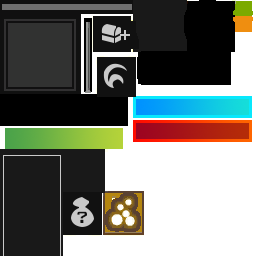
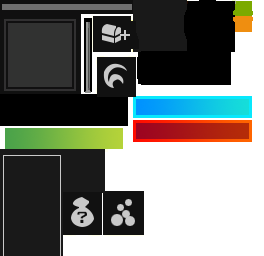
The second 264×256 image is a revision of the first. Changes to its layers:
added layer "add icon" above "icon" over (111, 199, 135, 226)
renamed "icon copy" to "icon background", painted on it over (103, 191, 144, 235)
